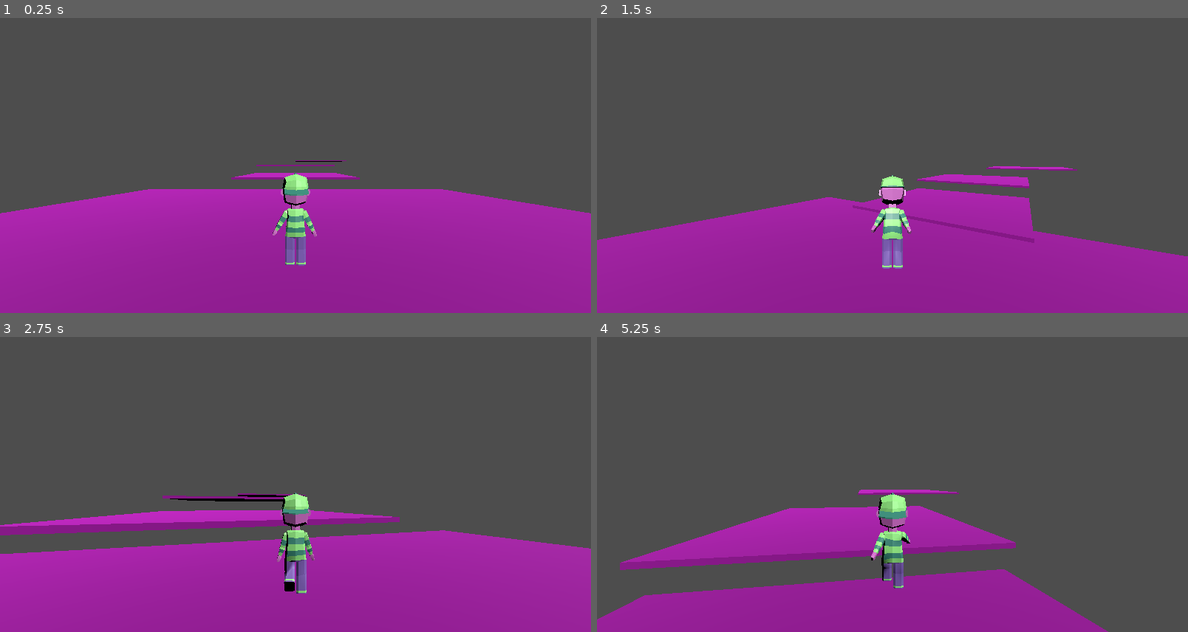
Above: before the commit, frames 1-4 (two rows, left to right).
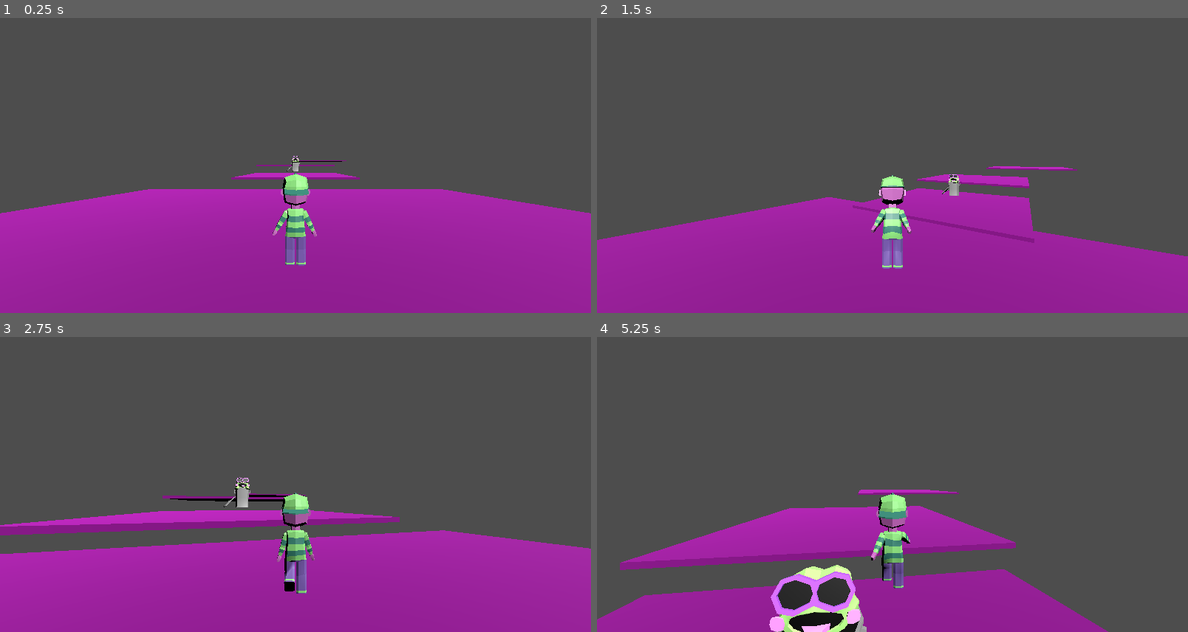
Above: after the commit, the same moments.

Repository: b4k4kozmo/KatsuBoy3D
Game: Godot game, scene res://Main.tscn
Same seed, same stepped clock (60 frames per second), same inputs: the game is played once before the commit and once after it.
Inputs (mouse positions are in pixels of both pictures, inside the frame that each line leads up to):
- Up to frame 1 (0.25 s): no input
- Up to frame 2 (1.5 s): move the mouse to (922, 165) at 0.52 s; hold W (move_forward) from 0.53 s (still down); tap E (interact, bound only after the commit) at 0.6 s; tap Space (jump) at 0.77 s; move the mouse to (862, 165) at 1.27 s; tap Shift (run) at 1.35 s
- Up to frame 3 (2.75 s): keep holding W (move_forward); tap Space (jump) at 1.52 s; tap E (interact, bound only after the commit) at 1.55, 2.3 s; move the mouse to (307, 478) at 2.02 s; hold = (zoom_in) from 2.03 s (still down)
- Up to frame 4 (5.25 s): keep holding W (move_forward); move the mouse to (886, 490) at 2.77 s; release = (zoom_in) at 2.78 s; tap - (zoom_out) at 2.85 s; tap Space (jump) at 3.02, 3.77, 4.52 s; tap E (interact, bound only after the commit) at 3.05, 3.6, 4.35 s; move the mouse to (933, 487) at 3.52 s; move the mouse to (845, 481) at 4.27 s; move the mouse to (898, 484) at 5.02 s; hold Shift (run) from 5.03 s (still down)

The runs differ from the first frame. In frame 1, less than 0.1% of the frame differs, in the area x 48-51%, y 46-52%; in frame 2, 0.1%; in frame 3, 0.2%; in frame 4, 3.0%, in the area x 29-46%, y 77-100%.

Commit message:
added features
created a collider specifically for NPC interactions and a way to call NPC functions from within the player script

frogness plays an animation when "e" is pressed while he is in your collider. eventually will have dialogue or menus that can be accessed

Diff:
--- /dev/null
+++ b/Frogness.gd
@@ -0,0 +1,15 @@
+extends CharacterBody3D
+
+
+# Called when the node enters the scene tree for the first time.
+func _ready():
+	pass # Replace with function body.
+
+
+# Called every frame. 'delta' is the elapsed time since the previous frame.
+func _process(delta):
+	pass
+
+func dialogue():
+	$Frogness_anim/AnimationPlayer.play("TrashcanAction")
+	print_debug("dialogue activated")
--- /dev/null
+++ b/Frogness.tscn
@@ -0,0 +1,30 @@
+[gd_scene load_steps=4 format=3 uid="uid://bam1sqaulnsd"]
+
+[ext_resource type="Script" path="res://Frogness.gd" id="1_4qc52"]
+[ext_resource type="PackedScene" uid="uid://g5gn2e81yqjy" path="res://Art/Frogness_anim.glb" id="1_ru8i3"]
+
+[sub_resource type="CylinderShape3D" id="CylinderShape3D_xata4"]
+height = 5.60923
+radius = 1.85964
+
+[node name="Frogness" type="CharacterBody3D" groups=["npc"]]
+collision_layer = 2
+collision_mask = 9
+script = ExtResource("1_4qc52")
+
+[node name="Frogness_anim" parent="." instance=ExtResource("1_ru8i3")]
+
+[node name="Trashcan" parent="Frogness_anim" index="0"]
+transform = Transform3D(1, 0, 0, 0, 1, 0, 0, 0, 1, 7.2431e-08, 2.71229, -1.50898e-09)
+
+[node name="cheeks" parent="Frogness_anim" index="3"]
+transform = Transform3D(1, 0, 0, 0, 0.996195, -0.0871557, 0, 0.0871557, 0.996195, 0, 4.6, 0.739309)
+
+[node name="TrashcanLid" parent="Frogness_anim" index="7"]
+transform = Transform3D(0.984808, 0.173648, 0, -0.173648, 0.984808, 0, 0, 0, 1, -2.4999, 1.20026, -0.0108159)
+
+[node name="CollisionShape3D" type="CollisionShape3D" parent="."]
+transform = Transform3D(1, 0, 0, 0, 1, 0, 0, 0, 1, 0, 3.06814, 0)
+shape = SubResource("CylinderShape3D_xata4")
+
+[editable path="Frogness_anim"]
--- /dev/null
+++ b/Main.gd
@@ -0,0 +1 @@
+extends Node
--- a/Main.tscn
+++ b/Main.tscn
@@ -1,7 +1,9 @@
-[gd_scene load_steps=6 format=3 uid="uid://bm0xtp5kknpig"]
+[gd_scene load_steps=8 format=3 uid="uid://bm0xtp5kknpig"]
 
 [ext_resource type="PackedScene" uid="uid://d2r0vwmkgn62w" path="res://Player/Player.tscn" id="1_cbqnw"]
+[ext_resource type="Script" path="res://Main.gd" id="1_iu3xl"]
 [ext_resource type="PackedScene" uid="uid://bf0t5wyx65krj" path="res://Pause.tscn" id="2_xpdkv"]
+[ext_resource type="PackedScene" uid="uid://bam1sqaulnsd" path="res://Frogness.tscn" id="3_t0cp6"]
 
 [sub_resource type="BoxShape3D" id="BoxShape3D_frqal"]
 size = Vector3(120, 2, 120)
@@ -16,9 +18,12 @@
 size = Vector3(120, 2, 120)
 
 [node name="Main" type="Node"]
+script = ExtResource("1_iu3xl")
 
 [node name="StaticBody3D" type="StaticBody3D" parent="."]
 transform = Transform3D(1, 0, 0, 0, 1, 0, 0, 0, 1, 0, -1.12479, 0)
+collision_layer = 8
+collision_mask = 0
 
 [node name="CollisionShape3D" type="CollisionShape3D" parent="StaticBody3D"]
 shape = SubResource("BoxShape3D_frqal")
@@ -28,6 +33,8 @@
 
 [node name="StaticBody3D2" type="StaticBody3D" parent="."]
 transform = Transform3D(0.3, 0, 0, 0, 0.3, 0, 0, 0, 0.3, 0, 6.80177, -52.9055)
+collision_layer = 8
+collision_mask = 0
 
 [node name="CollisionShape3D" type="CollisionShape3D" parent="StaticBody3D2"]
 transform = Transform3D(1, 0, 0, 0, 1, 0, 0, 0, 1, 2.08165e-12, -2, 2.08165e-12)
@@ -39,6 +46,8 @@
 
 [node name="StaticBody3D3" type="StaticBody3D" parent="."]
 transform = Transform3D(0.3, 0, 0, 0, 0.3, 0, 0, 0, 0.3, 0, 10.4757, -87.1239)
+collision_layer = 8
+collision_mask = 0
 
 [node name="CollisionShape3D" type="CollisionShape3D" parent="StaticBody3D3"]
 transform = Transform3D(1, 0, 0, 0, 1, 0, 0, 0, 1, 2.08165e-12, -2, 2.08165e-12)
@@ -50,6 +59,8 @@
 
 [node name="StaticBody3D4" type="StaticBody3D" parent="."]
 transform = Transform3D(0.3, 0, 0, 0, 0.3, 0, 0, 0, 0.3, 17.7702, 13.9451, -134.008)
+collision_layer = 8
+collision_mask = 0
 
 [node name="CollisionShape3D" type="CollisionShape3D" parent="StaticBody3D4"]
 shape = SubResource("BoxShape3D_frqal")
@@ -72,5 +83,8 @@
 
 [node name="CanvasLayer" parent="." instance=ExtResource("2_xpdkv")]
 
+[node name="Frogness" parent="." instance=ExtResource("3_t0cp6")]
+transform = Transform3D(1, 0, 0, 0, 1, 0, 0, 0, 1, 0, 7.15734, -57.7404)
+
 [connection signal="gameNotPaused" from="CanvasLayer" to="Player" method="_on_canvas_layer_game_not_paused"]
 [connection signal="gamePaused" from="CanvasLayer" to="Player" method="_on_canvas_layer_game_paused"]
--- a/Player/Player.gd
+++ b/Player/Player.gd
@@ -8,7 +8,7 @@
 var playerJumping: bool = false
 
 var target_velocity = Vector3.ZERO
-
+var currentNPC
 
 func _physics_process(delta):
 	if not playerPaused:
@@ -53,6 +53,10 @@
 			$Pivot/KatsuBoi_anim/AnimationPlayer.play("jump")
 			target_velocity.y = target_velocity.y - (fall_acceleration * delta)
 
+		if currentNPC != null:
+			if Input.is_action_just_pressed("interact"):
+				currentNPC.dialogue()
+
 		# moving the character
 		velocity = target_velocity
 		move_and_slide()
@@ -71,3 +75,12 @@
 
 func _on_canvas_layer_game_not_paused():
 	playerPaused = false
+
+
+
+func _on_npc_detector_body_entered(body):
+	currentNPC = body
+
+
+func _on_npc_detector_body_exited(body):
+	currentNPC = null
--- a/Player/Player.tscn
+++ b/Player/Player.tscn
@@ -8,7 +8,11 @@
 radius = 1.41071
 height = 8.95316
 
+[sub_resource type="CylinderShape3D" id="CylinderShape3D_0wbdt"]
+radius = 3.96428
+
 [node name="Player" type="CharacterBody3D"]
+collision_mask = 14
 script = ExtResource("1_alia7")
 fall_acceleration = 77
 
@@ -30,3 +34,15 @@
 spring_length = 21.0
 
 [node name="Camera3D" type="Camera3D" parent="CameraController/SpringArm3D"]
+
+[node name="NpcDetector" type="Area3D" parent="."]
+transform = Transform3D(1, 0, 0, 0, 1, 0, 0, 0, 1, 0, 4.2689, 0)
+collision_layer = 0
+collision_mask = 2
+monitorable = false
+
+[node name="CollisionShape3D" type="CollisionShape3D" parent="NpcDetector"]
+shape = SubResource("CylinderShape3D_0wbdt")
+
+[connection signal="body_entered" from="NpcDetector" to="." method="_on_npc_detector_body_entered"]
+[connection signal="body_exited" from="NpcDetector" to="." method="_on_npc_detector_body_exited"]
--- a/project.godot
+++ b/project.godot
@@ -71,3 +71,15 @@
 "events": [Object(InputEventKey,"resource_local_to_scene":false,"resource_name":"","device":-1,"window_id":0,"alt_pressed":false,"shift_pressed":false,"ctrl_pressed":false,"meta_pressed":false,"pressed":false,"keycode":0,"physical_keycode":80,"key_label":0,"unicode":112,"echo":false,"script":null)
 ]
 }
+interact={
+"deadzone": 0.5,
+"events": [Object(InputEventKey,"resource_local_to_scene":false,"resource_name":"","device":-1,"window_id":0,"alt_pressed":false,"shift_pressed":false,"ctrl_pressed":false,"meta_pressed":false,"pressed":false,"keycode":0,"physical_keycode":69,"key_label":0,"unicode":101,"echo":false,"script":null)
+]
+}
+
+[layer_names]
+
+3d_physics/layer_1="player"
+3d_physics/layer_2="npc"
+3d_physics/layer_3="enemy"
+3d_physics/layer_4="world"
Binary file added: Art/Frogness_anim.glb
Not shown, added: Art/Frogness_anim.glb.import
Not shown: 1 places in Player/Player.tscn that only renumber resources
